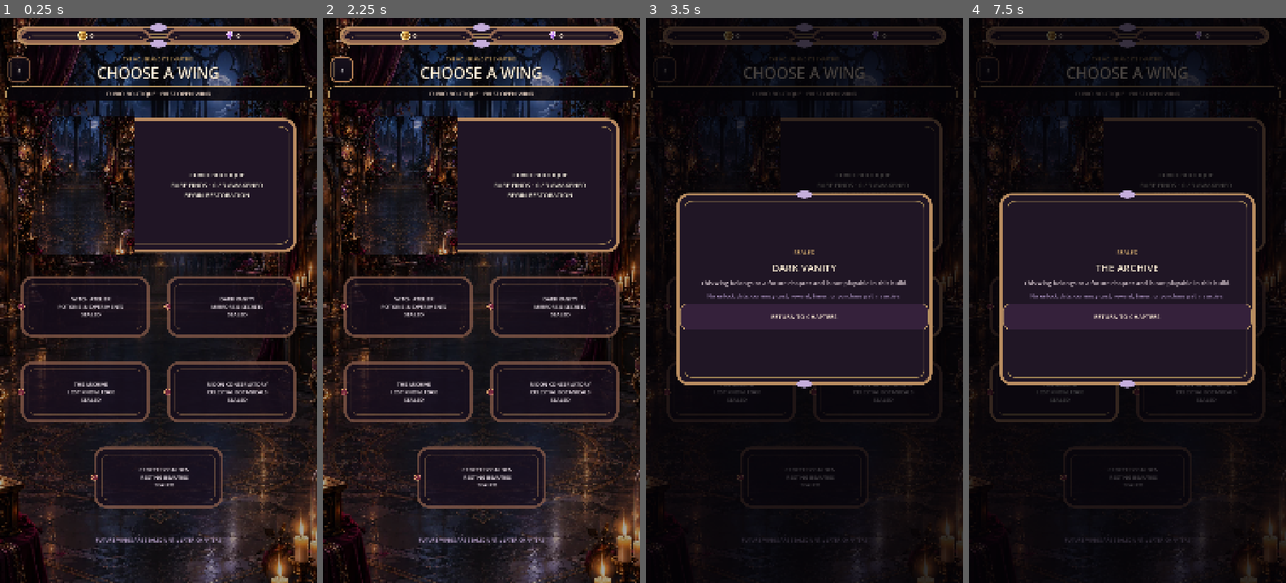
Above: before the commit, frames 1-4 (left to right).
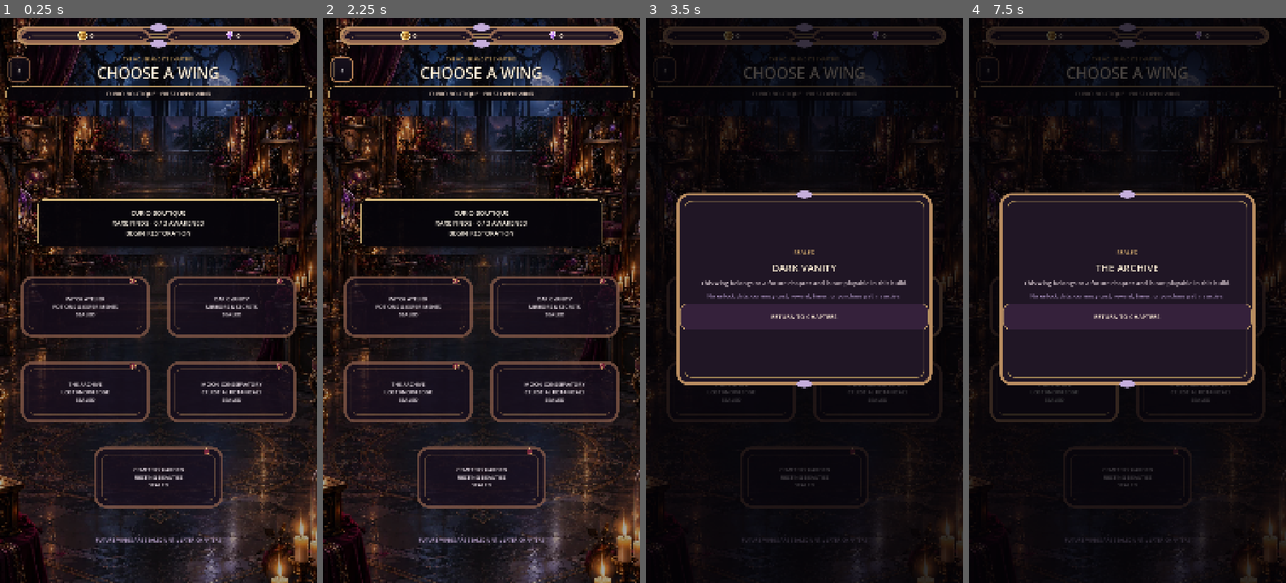
Above: after the commit, the same moments.

Repository: Jay-prodesign/akilta-match3
Game: Godot game, scene res://src/ui/map/chapter_select.tscn
Two runs of this game, one before a commit and one after it. Both use one fixed random seed, a clock stepped at 60 frames per second and the inputs below. This scene is started directly instead of the project's main scene.
Inputs:
- Up to frame 1 (0.25 s): no input
- Up to frame 2 (2.25 s): click "CURIO BOUTIQUE RARE FINDS · 0…" at 0.5 s; click "CURIO BOUTIQUE RARE FINDS · 0…" at 1.25 s; click "‹" at 2 s
- Up to frame 3 (3.5 s): click "DARK VANITY MIRRORS & SECRETS…" at 2.75 s
- Up to frame 4 (7.5 s): click "THE ARCHIVE LOST KNOWLEDGE SE…" at 3.5 s; click "MOON CONSERVATORY CELESTIAL B…" at 4.25 s; click "CEMETERY GARDEN RESTING BEAUT…" at 5 s; click "‹" at 5.75 s; click "DARK VANITY MIRRORS & SECRETS…" at 6.5 s; click "THE ARCHIVE LOST KNOWLEDGE SE…" at 7.25 s

The runs differ from the first frame. In frame 1, 15% of the frame differs, in the area x 5-95%, y 17-83%; in frame 2, 15%; in frame 3, 1.6%; in frame 4, 1.6%.

Commit message:
Make the live wing art-led and author sealed markers in-card

Diff:
--- a/src/ui/map/chapter_select.gd
+++ b/src/ui/map/chapter_select.gd
@@ -44,13 +44,10 @@
 func _ready() -> void:
 	_world_art.texture = ScreenArt.texture("chapters_bg_curio_house")
 	_current_art.texture = PieceAssetLoader.ornament(CURRENT_WING_ART_PATH)
-	var sealed_wing_seal := PieceAssetLoader.ornament(SEALED_WING_SEAL_PATH)
 	if _world_art.texture == null:
 		push_error("S02 Chapters requires authored House world art.")
 	if _current_art.texture == null:
 		push_error("S02 Chapters requires raster Curio Boutique place art.")
-	if sealed_wing_seal == null:
-		push_error("S02 Chapters requires a shared sealed-state marker.")
 
 	_resource_bar = TopResourceBar.attach(self, progress)
 	_buttons = {
@@ -81,8 +78,6 @@
 		button.set_meta("chapter_state", "first_wing_open" if id == "curio_boutique" else "future_wings_locked")
 		if id != "curio_boutique":
 			ProductionChrome.apply_interactive_button(button, false, "chapter_locked")
-			button.icon = sealed_wing_seal
-			button.add_theme_constant_override("icon_max_width", 34)
 			button.set_meta("sealed_status_marker", "shared_wax_seal")
 			button.tooltip_text = "%s · inspect why this future chapter remains sealed" % String(wing["name"]).capitalize()
 			button.pressed.connect(_show_sealed_wing.bind(id, String(wing["name"])))
@@ -181,6 +176,10 @@
 		button.add_theme_font_size_override("font_size", 24 if current else 18)
 
 func chapter_visual_contract() -> Dictionary:
+	var sealed_markers_authored := true
+	for button in [_witch_atelier, _dark_vanity, _archive, _moon_conservatory, _cemetery_garden]:
+		var seal := button.get_node_or_null("WaxSeal") as TextureRect
+		sealed_markers_authored = sealed_markers_authored and seal != null and seal.texture != null and seal.texture.resource_path == SEALED_WING_SEAL_PATH
 	return {
 		"authored_scene_structure": _buttons.size() == WINGS.size(),
 		"current_wing_art_path": CURRENT_WING_ART_PATH,
@@ -190,16 +189,16 @@
 		"future_wings_artless_until_authored": true,
 		"future_wings_use_house_world_glass": true,
 		"future_wings_specific_art_claimed": false,
-		"shared_sealed_status_marker": [_witch_atelier, _dark_vanity, _archive, _moon_conservatory, _cemetery_garden].all(func(button): return button.icon != null and String(button.get_meta("sealed_status_marker", "")) == "shared_wax_seal"),
+		"shared_sealed_status_marker": sealed_markers_authored,
 		"north_star_title_hierarchy": ($Layout/ChapterHeader/HeaderCopy/Title as Label).get_theme_font_size("font_size") >= 50,
 		"compact_header_back": _back != null and _back.custom_minimum_size.x >= 88.0 and _back.custom_minimum_size.x <= 96.0 and _back.custom_minimum_size.y >= 88.0,
 		"summary_plate": _chapter_summary != null and _chapter_summary.get_theme_stylebox("normal") != null,
 		"chapter_descriptors_present": _witch_atelier.text.contains("POTIONS & EXPERIMENTS") and _dark_vanity.text.contains(" …(181 unchanged characters)…
 		"north_star_wing_gallery": _grid != null and _current.size.x >= _grid.size.x * 0.90 and _current.size.y >= _witch_ate …(335 unchanged characters)…
-		"current_wing_art_dominant": _current_art != null and _current_art.anchor_right >= 0.40 and _current_art.anchor_right <= 0.48,
+		"current_wing_art_dominant": _current_art != null and _current_art.anchor_right >= 0.98 and _current_art.anchor_bottom >= 0.98,
 		"asset_backed_wing_rows": [_current, _witch_atelier, _dark_vanity, _archive, _moon_conservatory, _cemetery_garden].all(func(button): return button.get_theme_stylebox("normal") is StyleBoxTexture),
 		"asset_backed_header_back": _back != null and _back.get_theme_stylebox("normal") is StyleBoxTexture and String(_back.get_meta("production_chrome_kind", "")) == "action_utility_chapter_back",
-		"current_copy_clears_thumbnail": _current != null and _current.text == "" and _current_copy != null and _current_copy.anchor_left >= 0.30 and _current_copy.anchor_right <= 0.97 and _current_copy.get_theme_font_size("font_size") <= 24,
+		"current_copy_art_caption": _current != null and _current.text == "" and _current_copy != null and _current_copy.anchor_left <= 0.10 and _current_copy.anchor_top >= 0.55 and _current_copy.anchor_right >= 0.90 and _current_copy.get_theme_stylebox("normal") != null and _current_copy.get_theme_font_size("font_size") <= 24,
 		"current_copy_scene_owned": _current_copy != null and _current_copy.get_parent() == _current and _current_copy.mouse_filter == Control.MOUSE_FILTER_IGNORE,
 		"runtime_style_factory": false,
 	}
--- a/src/ui/map/chapter_select.tscn
+++ b/src/ui/map/chapter_select.tscn
@@ -1,6 +1,7 @@
-[gd_scene load_steps=9 format=3]
+[gd_scene load_steps=11 format=3]
 
 [ext_resource type="Script" path="res://src/ui/map/chapter_select.gd" id="1_chapters"]
+[ext_resource type="Texture2D" path="res://assets/blockers/ch01_blocker_wax_seal_intact_v01.webp" id="2_seal"]
 
 [sub_resource type="StyleBoxFlat" id="HeaderNormal"]
 bg_color = Color(0.082, 0.067, 0.106, 0.92)
@@ -99,6 +100,24 @@
 shadow_size = 10
 
 
+[sub_resource type="StyleBoxFlat" id="CurrentCopyPlate"]
+bg_color = Color(0.026, 0.018, 0.04, 0.88)
+border_width_left = 1
+border_width_top = 1
+border_width_right = 1
+border_width_bottom = 1
+border_color = Color(0.949, 0.816, 0.545, 0.68)
+corner_radius_top_left = 14
+corner_radius_top_right = 14
+corner_radius_bottom_right = 14
+corner_radius_bottom_left = 14
+content_margin_left = 14.0
+content_margin_top = 8.0
+content_margin_right = 14.0
+content_margin_bottom = 8.0
+shadow_color = Color(0, 0, 0, 0.58)
+shadow_size = 8
+
 [sub_resource type="StyleBoxFlat" id="SummaryPlate"]
 bg_color = Color(0.028, 0.019, 0.039, 0.88)
 border_width_left = 1
@@ -229,28 +248,10 @@
 text = ""
 alignment = 1
 
-[node name="CurrentWingCopy" type="Label" parent="Layout/ChapterGrid/CurioBoutiqueButton"]
-layout_mode = 1
-anchor_left = 0.45
-anchor_top = 0.12
-anchor_right = 0.96
-anchor_bottom = 0.88
-grow_horizontal = 2
-grow_vertical = 2
-mouse_filter = 2
-theme_override_colors/font_color = Color(1, 0.969, 0.914, 1)
-theme_override_colors/font_outline_color = Color(0.02, 0.014, 0.028, 0.96)
-theme_override_constants/outline_size = 3
-theme_override_font_sizes/font_size = 22
-text = "CURIO BOUTIQUE\nRARE FINDS · 0 / 3 AWAKENED\nBEGIN RESTORATION"
-horizontal_alignment = 1
-vertical_alignment = 1
-autowrap_mode = 2
-
 [node name="CurrentWingArtwork" type="TextureRect" parent="Layout/ChapterGrid/CurioBoutiqueButton"]
 layout_mode = 1
 anchors_preset = 15
-anchor_right = 0.43
+anchor_right = 1.0
 anchor_bottom = 1.0
 offset_left = 12.0
 offset_top = 12.0
@@ -261,6 +262,25 @@
 mouse_filter = 2
 expand_mode = 1
 stretch_mode = 6
+
+[node name="CurrentWingCopy" type="Label" parent="Layout/ChapterGrid/CurioBoutiqueButton"]
+layout_mode = 1
+anchor_left = 0.08
+anchor_top = 0.60
+anchor_right = 0.92
+anchor_bottom = 0.92
+grow_horizontal = 2
+grow_vertical = 2
+mouse_filter = 2
+theme_override_colors/font_color = Color(1, 0.969, 0.914, 1)
+theme_override_colors/font_outline_color = Color(0.02, 0.014, 0.028, 0.96)
+theme_override_constants/outline_size = 3
+theme_override_font_sizes/font_size = 22
+theme_override_styles/normal = SubResource("CurrentCopyPlate")
+text = "CURIO BOUTIQUE\nRARE FINDS · 0 / 3 AWAKENED\nBEGIN RESTORATION"
+horizontal_alignment = 1
+vertical_alignment = 1
+autowrap_mode = 2
 
 [node name="Chapter_witch_atelier" type="Button" parent="Layout/ChapterGrid"]
 layout_mode = 0
@@ -277,6 +297,23 @@
 SEALED"
 alignment = 1
 
+[node name="WaxSeal" type="TextureRect" parent="Layout/ChapterGrid/Chapter_witch_atelier"]
+layout_mode = 1
+anchor_left = 0.84
+anchor_top = 0.08
+anchor_right = 0.84
+anchor_bottom = 0.08
+offset_left = -15.0
+offset_top = 0.0
+offset_right = 15.0
+offset_bottom = 30.0
+grow_horizontal = 2
+grow_vertical = 2
+mouse_filter = 2
+texture = ExtResource("2_seal")
+expand_mode = 1
+stretch_mode = 5
+
 [node name="Chapter_dark_vanity" type="Button" parent="Layout/ChapterGrid"]
 layout_mode = 0
 theme_override_colors/font_color = Color(0.97, 0.92, 0.96, 1)
@@ -292,6 +329,23 @@
 SEALED"
 alignment = 1
 
+[node name="WaxSeal" type="TextureRect" parent="Layout/ChapterGrid/Chapter_dark_vanity"]
+layout_mode = 1
+anchor_left = 0.84
+anchor_top = 0.08
+anchor_right = 0.84
+anchor_bottom = 0.08
+offset_left = -15.0
+offset_top = 0.0
+offset_right = 15.0
+offset_bottom = 30.0
+grow_horizontal = 2
+grow_vertical = 2
+mouse_filter = 2
+texture = ExtResource("2_seal")
+expand_mode = 1
+stretch_mode = 5
+
 [node name="Chapter_archive" type="Button" parent="Layout/ChapterGrid"]
 layout_mode = 0
 theme_override_colors/font_color = Color(0.97, 0.92, 0.96, 1)
@@ -307,6 +361,23 @@
 SEALED"
 alignment = 1
 
+[node name="WaxSeal" type="TextureRect" parent="Layout/ChapterGrid/Chapter_archive"]
+layout_mode = 1
+anchor_left = 0.84
+anchor_top = 0.08
+anchor_right = 0.84
+anchor_bottom = 0.08
+offset_left = -15.0
+offset_top = 0.0
+offset_right = 15.0
+offset_bottom = 30.0
+grow_horizontal = 2
+grow_vertical = 2
+mouse_filter = 2
+texture = ExtResource("2_seal")
+expand_mode = 1
+stretch_mode = 5
+
 [node name="Chapter_moon_conservatory" type="Button" parent="Layout/ChapterGrid"]
 layout_mode = 0
 theme_override_colors/font_color = Color(0.97, 0.92, 0.96, 1)
@@ -322,6 +393,23 @@
 SEALED"
 alignment = 1
 
+[node name="WaxSeal" type="TextureRect" parent="Layout/ChapterGrid/Chapter_moon_conservatory"]
+layout_mode = 1
+anchor_left = 0.84
+anchor_top = 0.08
+anchor_right = 0.84
+anchor_bottom = 0.08
+offset_left = -15.0
+offset_top = 0.0
+offset_right = 15.0
+offset_bottom = 30.0
+grow_horizontal = 2
+grow_vertical = 2
+mouse_filter = 2
+texture = ExtResource("2_seal")
+expand_mode = 1
+stretch_mode = 5
+
 [node name="Chapter_cemetery_garden" type="Button" parent="Layout/ChapterGrid"]
 layout_mode = 0
 theme_override_colors/font_color = Color(0.97, 0.92, 0.96, 1)
@@ -337,6 +425,23 @@
 SEALED"
 alignment = 1
 
+[node name="WaxSeal" type="TextureRect" parent="Layout/ChapterGrid/Chapter_cemetery_garden"]
+layout_mode = 1
+anchor_left = 0.84
+anchor_top = 0.08
+anchor_right = 0.84
+anchor_bottom = 0.08
+offset_left = -15.0
+offset_top = 0.0
+offset_right = 15.0
+offset_bottom = 30.0
+grow_horizontal = 2
+grow_vertical = 2
+mouse_filter = 2
+texture = ExtResource("2_seal")
+expand_mode = 1
+stretch_mode = 5
+
 [node name="LockReason" type="Label" parent="Layout"]
 custom_minimum_size = Vector2(0, 42)
 layout_mode = 2
--- a/tests/integration/test_chapter_select_states.gd
+++ b/tests/integration/test_chapter_select_states.gd
@@ -43,7 +43,7 @@
 		_expect(bool(visual_contract.get("current_wing_art_dominant", false)), "S02 current wing artwork must read as the dominant authored destination image")
 		_expect(bool(visual_contract.get("asset_backed_wing_rows", false)), "S02 current and sealed wing rows must use verified asset-backed interactive chrome")
 		_expect(bool(visual_contract.get("asset_backed_header_back", false)), "S02 back control must use verified utility action chrome")
-		_expect(bool(visual_contract.get("current_copy_clears_thumbnail", false)), "S02 current wing copy must clear the authored thumbnail instead of overlapping it")
+		_expect(bool(visual_contract.get("current_copy_art_caption", false)), "S02 current wing copy must read as a compact caption plate over the authored destination art")
 		_expect(bool(visual_contract.get("current_copy_scene_owned", false)), "S02 current wing copy must remain a scene-owned, non-intercepting child of the chapter hit target")
 		_expect(not bool(visual_contract.get("runtime_style_factory", true)), "S02 must not create StyleBox presentation resources at runtime")
 	_expect(screen.get_node_or_null("ResourceBar") != null, "S02 global resources header missing")
@@ -57,7 +57,8 @@
 		var locked: Button = screen.get_chapter_button(id)
 		_expect(locked != null and not locked.disabled, "%s sealed card must remain inspectable" % id)
 		_expect(screen.chapter_state(id) == "future_wings_locked", "%s must expose future_wings_locked" % id)
-		_expect(locked.icon != null and String(locked.get_meta("sealed_status_marker", "")) == "shared_wax_seal", "%s must use only the shared truthful sealed-state marker" % id)
+		var wax_seal := locked.get_node_or_null("WaxSeal") as TextureRect
+		_expect(locked.icon == null and wax_seal != null and wax_seal.texture != null and String(locked.get_meta("sealed_status_marker", "")) == "shared_wax_seal", "%s must use only the authored shared truthful sealed-state marker" % id)
 	var future_wing: Button = screen.get_chapter_button("witch_atelier")
 	future_wing.emit_signal("pressed")
 	await process_frame
--- a/tests/visual/capture_chapter_select_states.gd
+++ b/tests/visual/capture_chapter_select_states.gd
@@ -31,8 +31,9 @@
 			return _fail(screen, "current Curio Boutique hotspot unavailable")
 		for id in ["witch_atelier", "dark_vanity", "archive", "moon_conservatory", "cemetery_garden"]:
 			var future: Button = screen.get_chapter_button(id)
-			if future == null or future.disabled or future.icon == null or String(future.get_meta("sealed_status_marker", "")) != "shared_wax_seal":
-				return _fail(screen, "future wing must be an inspectable sealed card with the shared status marker: %s" % id)
+			var wax_seal := future.get_node_or_null("WaxSeal") as TextureRect if future != null else null
+			if future == null or future.disabled or future.icon != null or wax_seal == null or wax_seal.texture == null or String(future.get_meta("sealed_status_marker", "")) != "shared_wax_seal":
+				return _fail(screen, "future wing must be an inspectable sealed card with the authored shared status marker: %s" % id)
 		if not await _save(screen, String(state["name"])):
 			return
 		if int(state["wins"]) == 3:
